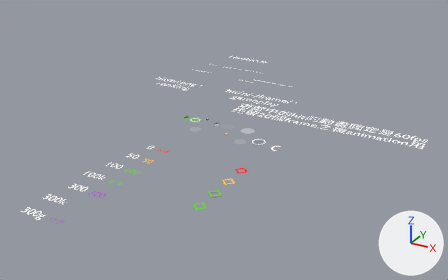
Renders of the Blender file rendermarker.hitobjects.blend from each side of a commit.
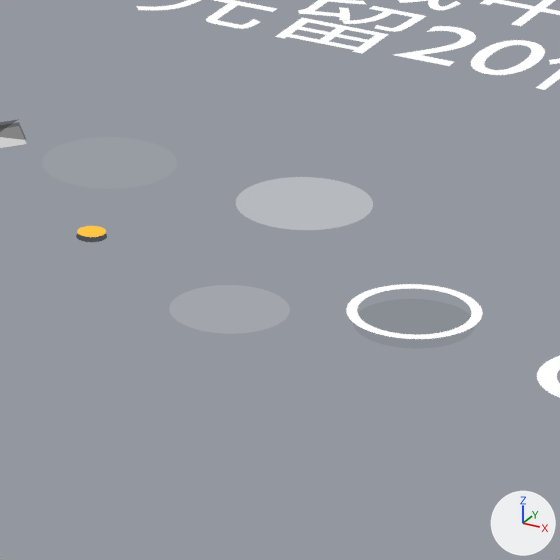
Old and new are each drawn whole from a 50 mm lens placed at (29.73, -38.71, 20.52), pointed at (10.37, -3.51, 2.92) and again close up on the part from 48% to 61% of the width and 39% to 60% of the height. Every picture has the same lights, and +X, +Y and +Z are marked at lower right. Text is drawn in Blender's own font.

The older version as bpy lines, for what is in view:
```python
me_circle_011 = bpy.data.meshes.new('Circle.011')
me_circle_011.from_pydata(...)  # 128 vertices, 64 faces; spans x -0.92..0.92, y -0.92..0.92, z 0.29
me_circle_011.materials.append(mat_white)  # white #ffffff
txt_text_003 = bpy.data.curves.new('Text.003', 'FONT')
txt_text_003.body = '遊戲中的hit的動畫固定是60fps\n先留20個frame之後animation用'
txt_text_003.materials.append(mat_white)  # white #ffffff
txt_text_003.align_x = 'CENTER'
ob_hitcircleborder = bpy.data.objects.new('hitcircleborder', me_circle_011)
ob_hitcircleborder.location = (10.0, 3.0, 0.0)
ob_hitcircleborder.scale = (0.604, 0.604, 0.604)
ob_text_000 = bpy.data.objects.new('Text.000', txt_text_003)
ob_text_000.parent = ob_hit
ob_text_000.matrix_parent_inverse = Matrix(((1.0, 0.0, 0.0, -7.53), (0.0, 1.0, 0.0, 5.823), (0.0, 0.0, 1.0, -4.4), (0.0, 0.0, 0.0, 1.0)))
ob_text_000.location = (17.24, -2.033, 5.0)
```
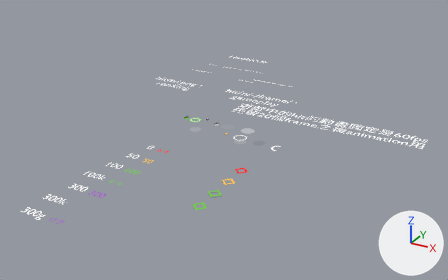
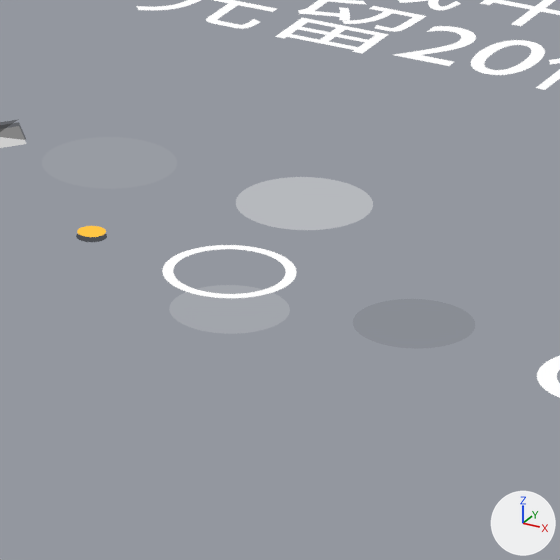
Commit message: Move hitcircle border from hitcircle-overlay to hitcircle

What differs and where, as boxes (x1, y1, x2, y2) in the close-ups (560 x 560 px):
'hitcircleborder', moved: before (346, 284, 483, 339); after (162, 245, 297, 298)

What changed in the scene script:
```text
Change ob_hitcircleborder:
    ob_hitcircleborder.location: (10.0, 3.0, 0.0) -> (8.3, 3.0, 0.0)
```
